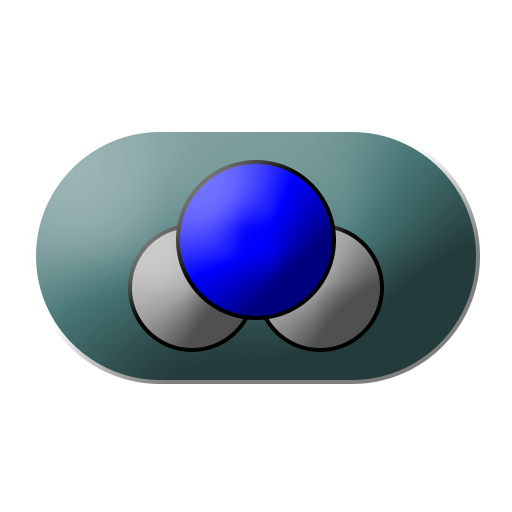
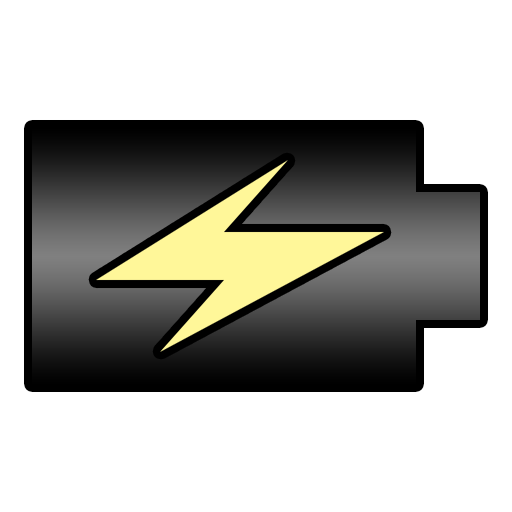
The second 512x512 image is a revision of the first. Changes to its layers:
added group "KWh" with 2 layers above "H2O" over [32, 128, 480, 384]
added layer "Layer 3" in group "KWh" over [96, 160, 384, 352]
added layer "Layer 2" in group "KWh" over [32, 128, 480, 384]
hid group "H2O" (3 layers) over [128, 160, 384, 352]
hid group "Compressed (container)" (1 layers) over [32, 128, 480, 384]
